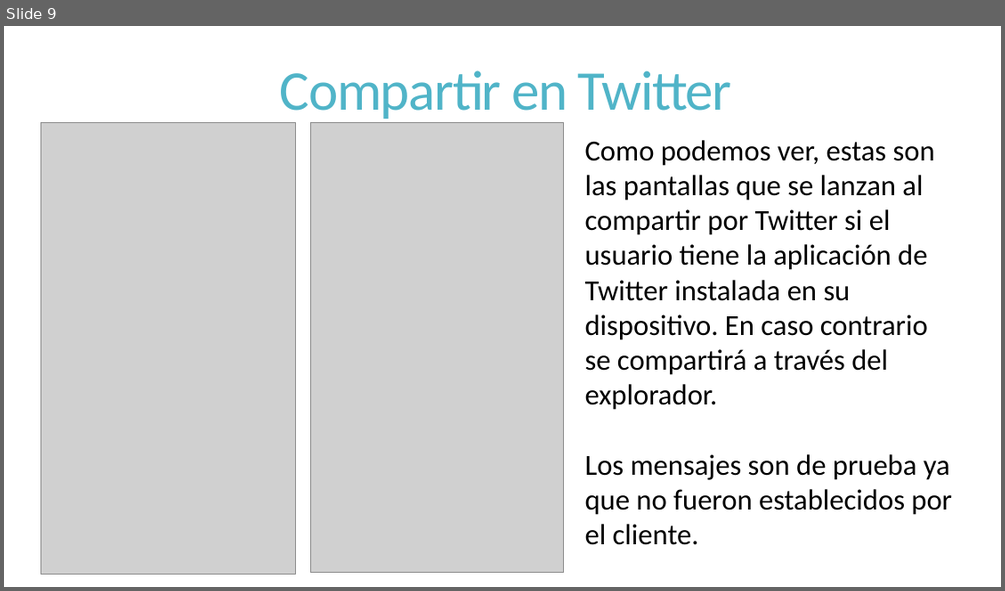
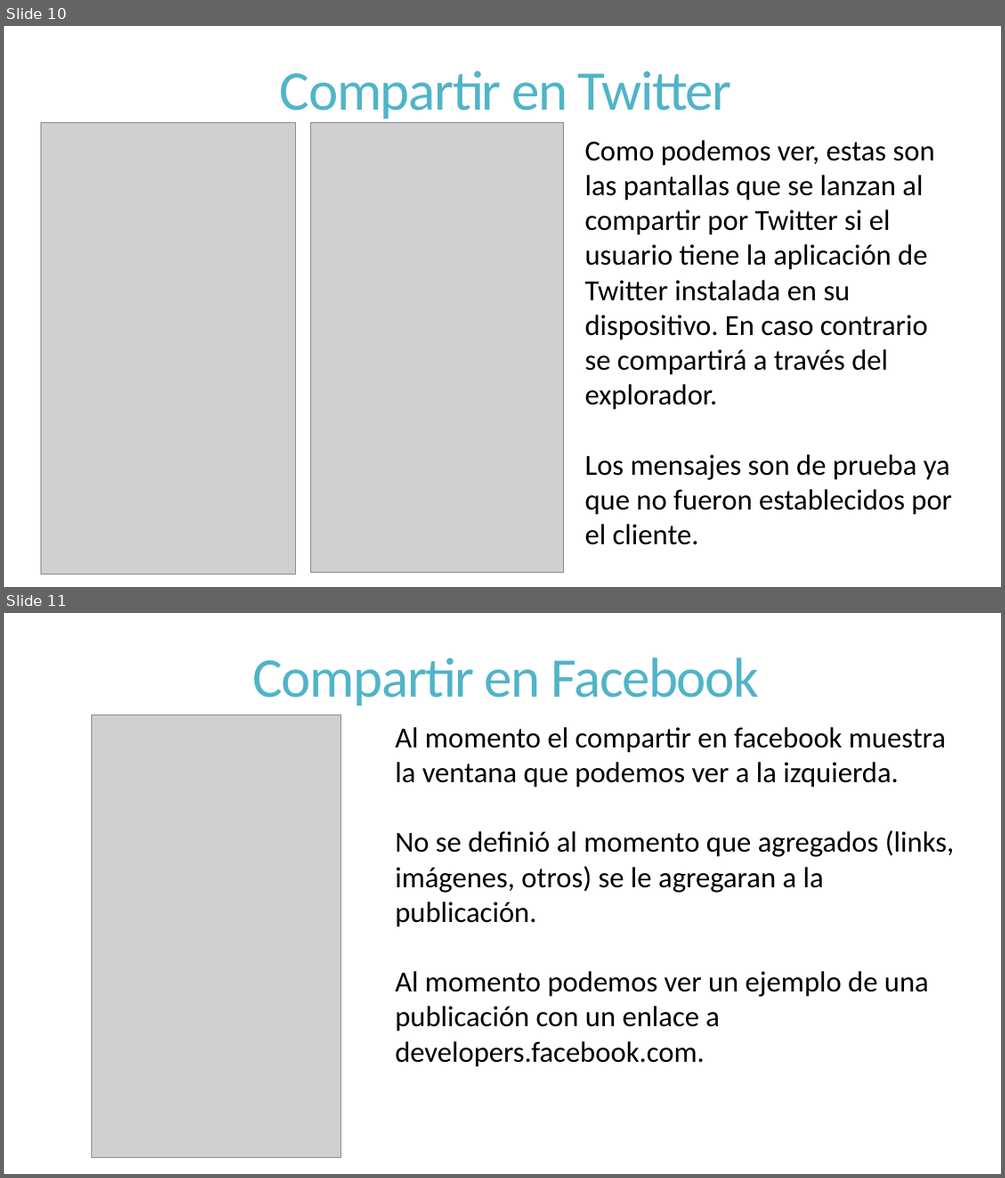
Before and after one commit to dschenkelman/a-malazan-wolvering, a slide deck: docs/Reuniones/Sprint 3/Reunion Formal 20131021/Reunion Formal.pptx. Shown one above the other, each under a label of ours: slide 9 before the commit, slides 10 and 11 after it. The pictures are 1005x591 and 1005x1178 pixels, drawn with LibreOffice and Linux fonts; fonts in the diff are those of the drawing; grey boxes stand for pictures. Boxes give left, top, right and bottom in pixels: in the first picture for what was removed or moved away, otherwise in the second. Text is boxed around its words. In the diff, an @@ line names an element or a change of style, - is before the commit and + after.

```diff
--- a/docs/Reuniones/Sprint 3/Reunion Formal 20131021/Reunion Formal.pptx
+++ b/docs/Reuniones/Sprint 3/Reunion Formal 20131021/Reunion Formal.pptx
@@ slide 11 added at box(4, 613, 1001, 1174), background #FFFFFF @@
@@ title added at box(253, 657, 759, 706), 54 pt, text #50B4C8 @@
+Compartir en Facebook
@@ picture added at box(91, 714, 340, 1158) @@
@@ text added at box(395, 727, 954, 1067), 28 pt, text #000000 @@
+Al momento el compartir en facebook muestra la ventana que podemos ver a la izquierda.
+No se definió al momento que agregados (links, imágenes, otros) se le agregaran a la publicación.
+Al momento podemos ver un ejemplo de una publicación con un enlace a developers.facebook.com.
@@ what was slide 9 is now slide 10 @@
```
Also in this commit, not shown: 1 slide changed, 4 other slides added, 3 slides removed, 3 other files.
